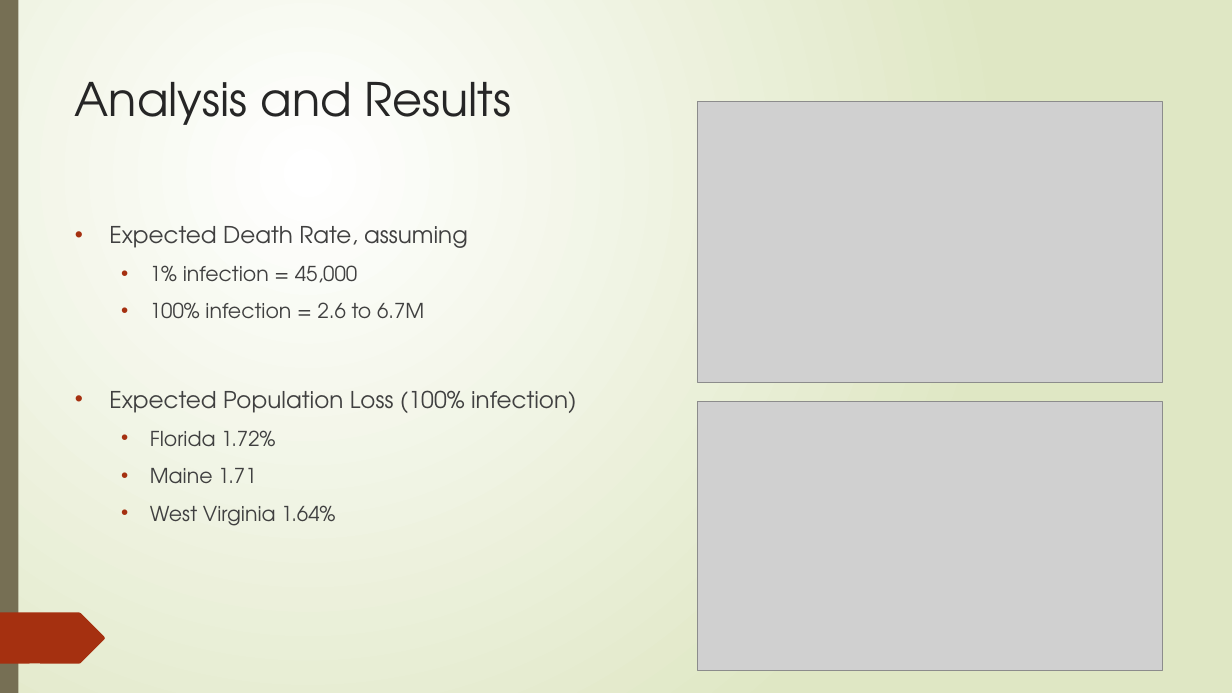
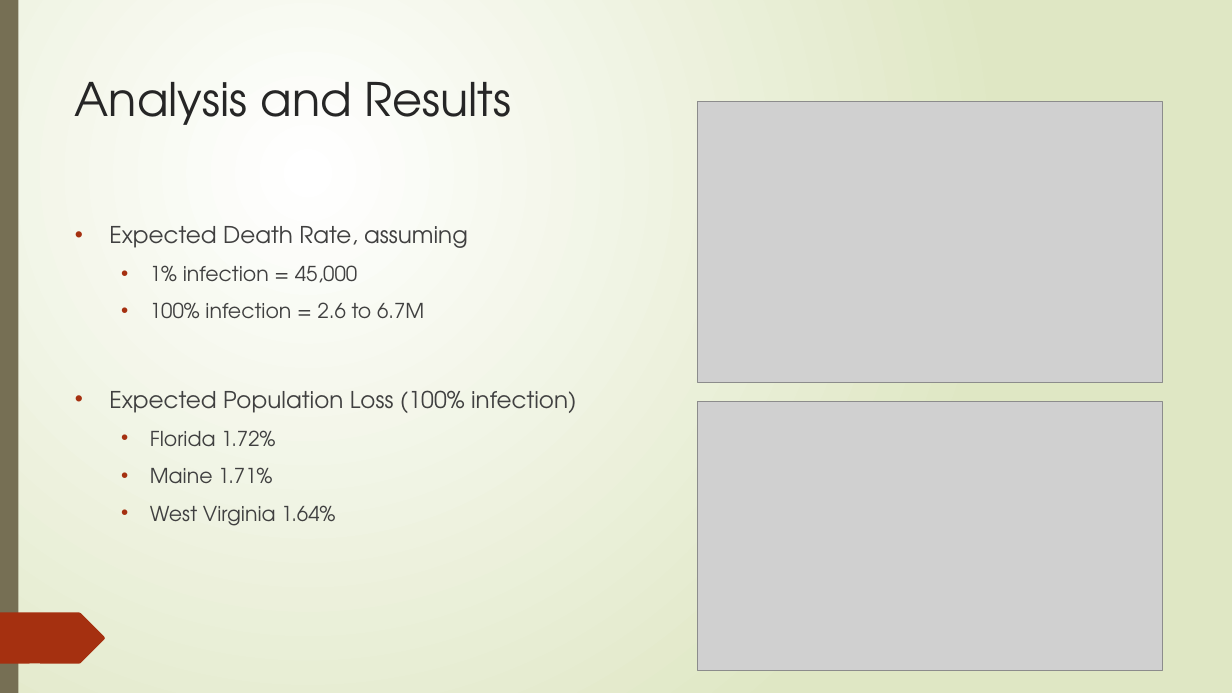
Before and after one commit to dr-natetorious/TIM-8130-Data_Mining, a slide deck: slide 9 of Week6_Statistics/BachmeierNTIM8130-6.pptx. Drawn at 1232x693 pixels with LibreOffice and Linux fonts; fonts in the diff are those of the drawing; grey boxes stand for pictures. Boxes give left, top, right and bottom in pixels: in the first picture for what was removed or moved away, otherwise in the second. Text is boxed around its words. In the diff, an @@ line names an element or a change of style, - is before the commit and + after.

```diff
--- a/Week6_Statistics/BachmeierNTIM8130-6.pptx
+++ b/Week6_Statistics/BachmeierNTIM8130-6.pptx
@@ text at bbox=[150, 467, 272, 484]: text changed @@
-  • Maine 1.71
+  • Maine 1.71%
```
Also in this commit, not shown: 3 other files.
